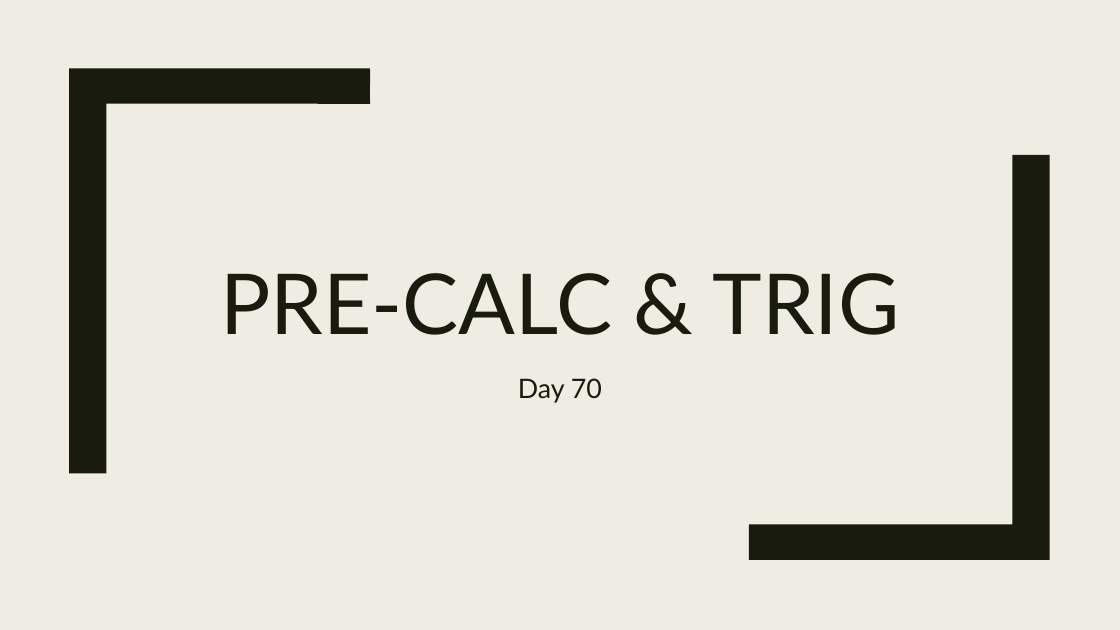
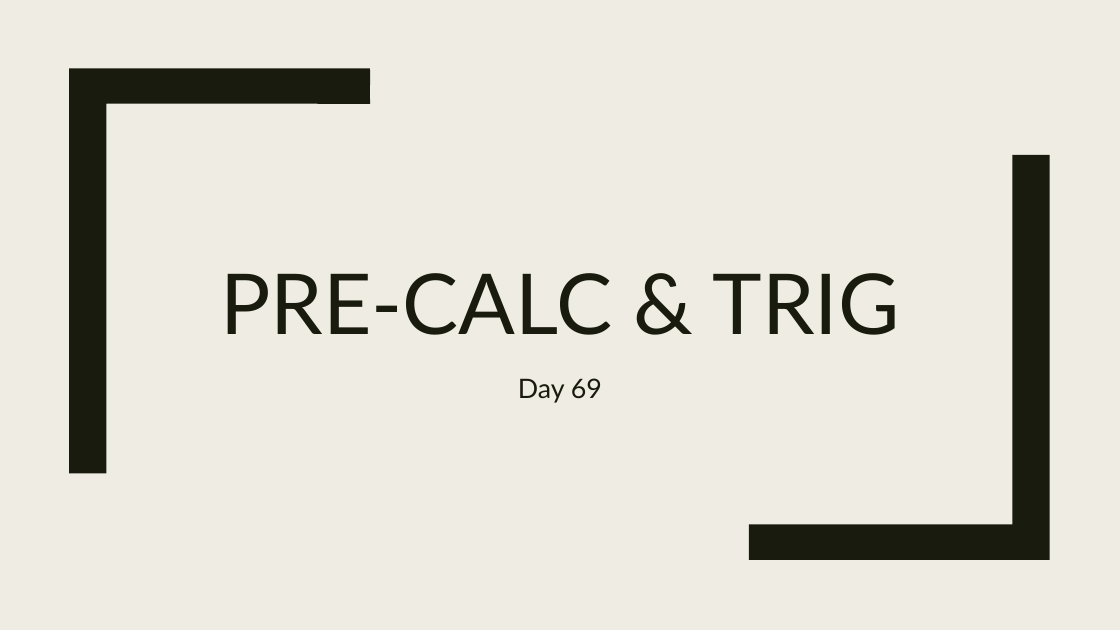
Before and after one commit to codecuddy/pre_calc, a slide deck: slide 1 of _PowerPoints/2nd Semester/Unit 10 Rational Exponents (from Algebra 4)/PreCalc_Day_069 Quiz and Review.pptx. Drawn at 1120x630 pixels with LibreOffice and Linux fonts; fonts in the diff are those of the drawing. Boxes give left, top, right and bottom in pixels: in the first picture for what was removed or moved away, otherwise in the second. Text is boxed around its words. In the diff, an @@ line names an element or a change of style, - is before the commit and + after.

```diff
--- a/_PowerPoints/2nd Semester/Unit 10 Rational Exponents (from Algebra 4)/PreCalc_Day_069 Quiz and Review.pptx
+++ b/_PowerPoints/2nd Semester/Unit 10 Rational Exponents (from Algebra 4)/PreCalc_Day_069 Quiz and Review.pptx
@@ subtitle at [518, 378, 602, 403]: text changed @@
-Day 70
+Day 69
```
Also in this commit, not shown: 1 other slide changed, 1 slide added, 8 other files.
